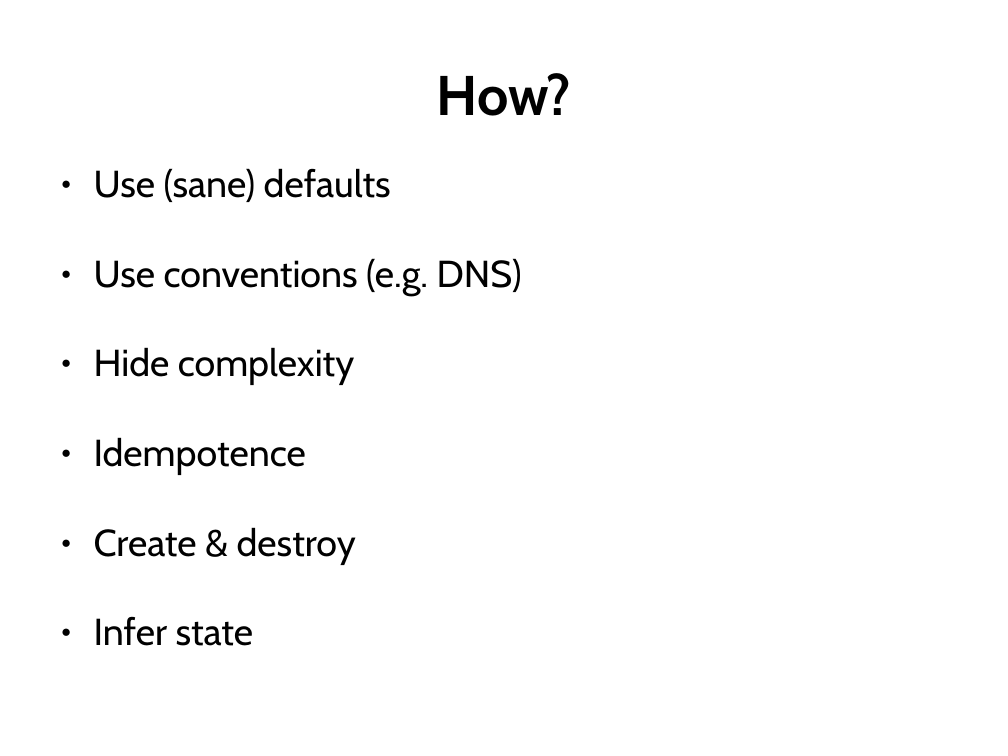
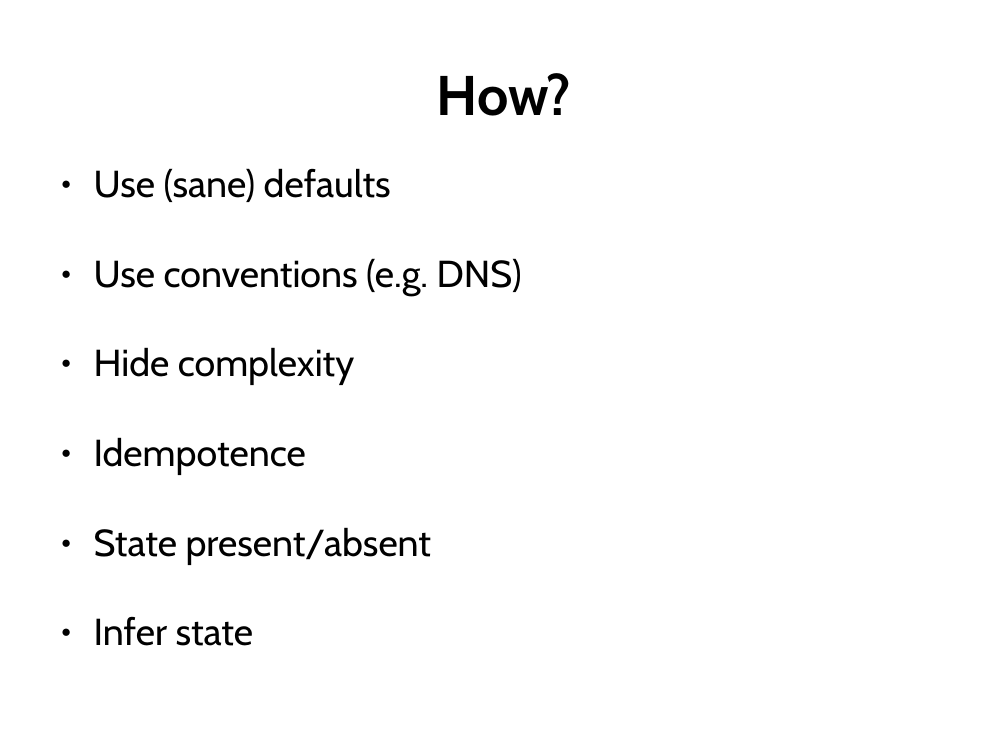
Before and after one commit to lipanski/ansible-custom-modules-demo, a slide deck: slide 23 of slides/custom-modules.odp. Drawn at 1008x756 pixels with LibreOffice and Linux fonts; fonts in the diff are those of the drawing. Boxes give left, top, right and bottom in pixels: in the first picture for what was removed or moved away, otherwise in the second. Text is boxed around its words. In the diff, an @@ line names an element or a change of style, - is before the commit and + after.

Commit message:
Final slides

```diff
--- a/slides/custom-modules.odp
+++ b/slides/custom-modules.odp
@@ text at (x1=94, y1=527, x2=432, y2=565): text changed @@
-● Create & destroy
+● State present/absent
```
Also in this commit, not shown: 3 other slides changed, 1 other file.
